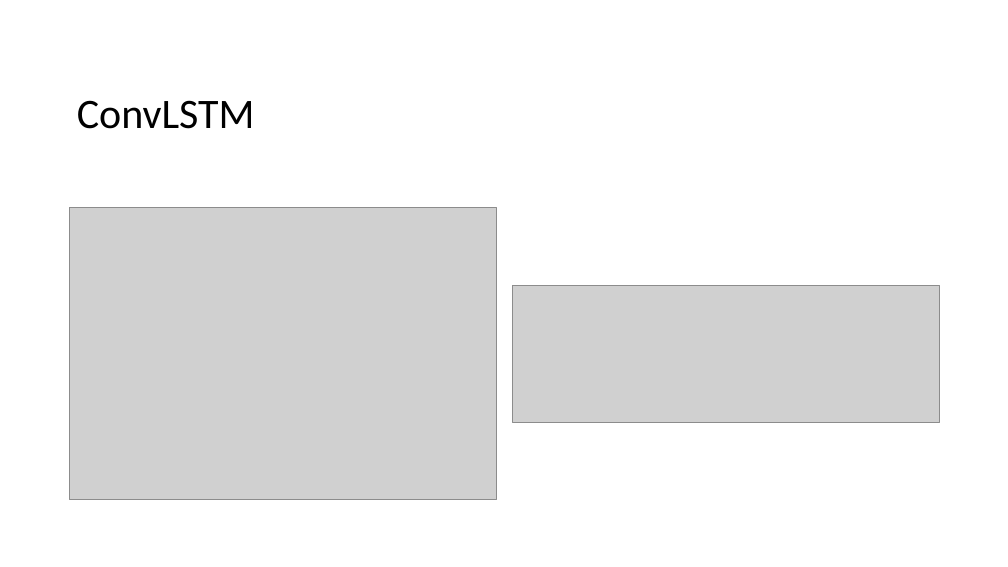
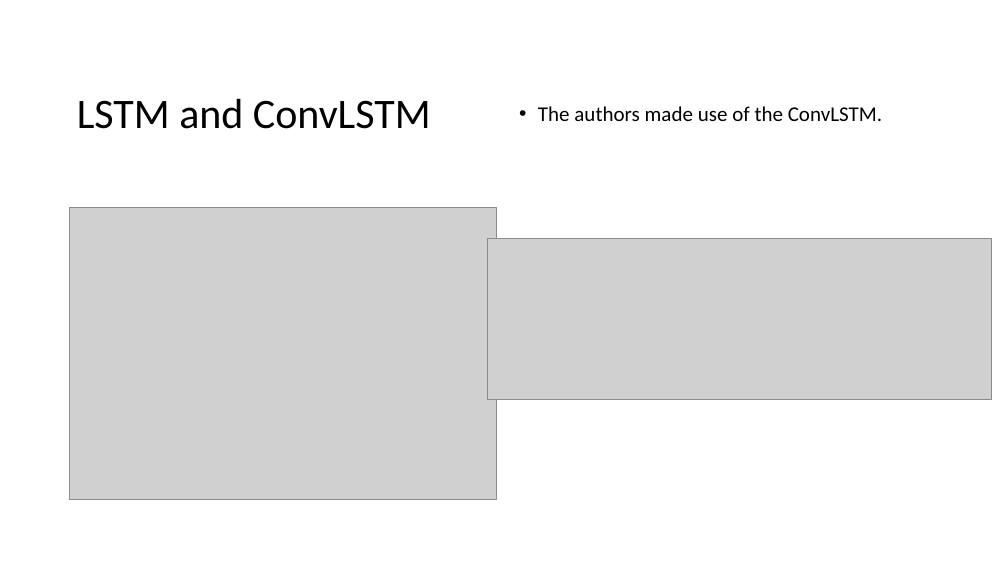
Before and after one commit to Tomlevron/Digital-image-processing, a slide deck: slide 13 of Slideshow/Scale-recurrent network for deblurring.pptx. Drawn at 1008x567 pixels with LibreOffice and Linux fonts; fonts in the diff are those of the drawing; grey boxes stand for pictures. Boxes give left, top, right and bottom in pixels: in the first picture for what was removed or moved away, otherwise in the second. Text is boxed around its words. In the diff, an @@ line names an element or a change of style, - is before the commit and + after.

```diff
--- a/Slideshow/Scale-recurrent network for deblurring.pptx
+++ b/Slideshow/Scale-recurrent network for deblurring.pptx
@@ title at [77,99,431,129]: text changed @@
-ConvLSTM
+LSTM and ConvLSTM
@@ text added at [538,106,882,121], 20 pt, text #000000 @@
+• The authors made use of the ConvLSTM.
@@ picture: place and size @@
-picture at [513,285,940,422]
+picture at [488,238,991,399]
```
Also in this commit, not shown: 2 other slides changed, 2 other files.
